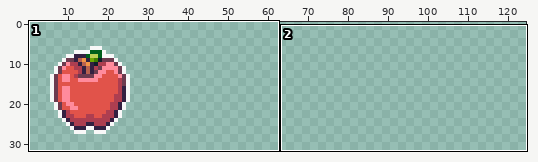
A sprite sheet gets an edit: assets/loots/apple.png. Above: a wide view before the commit, with the close-up outlined.
Close-up. Before the edit:
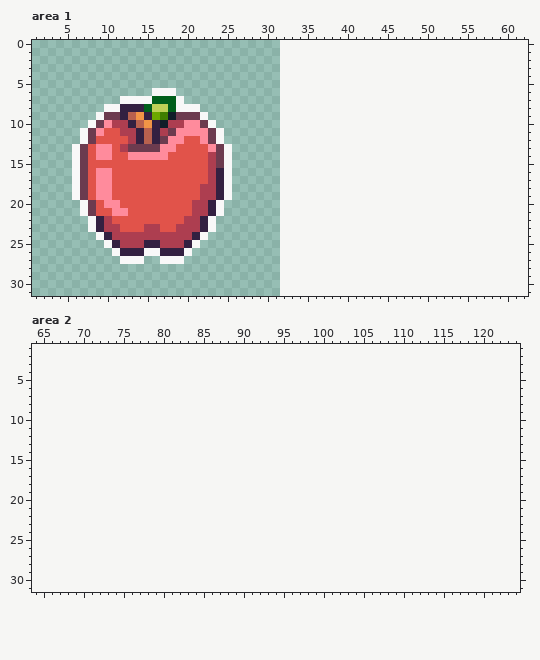
The file is 32x32 pixels. Shown: area 1: x 1..62, y 0..31; area 2: x 64..124, y 1..31. The old version is drawn lined up with the new one, on the new canvas. The wide view leaves out empty margins.
And afterwards:
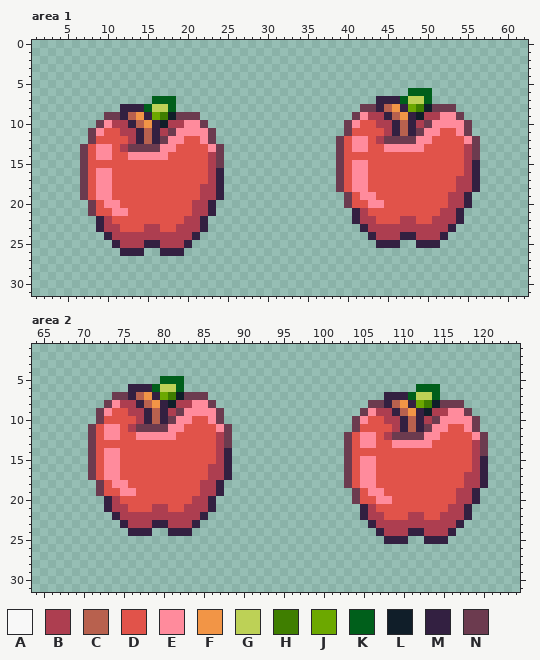
Palette (. is transparent): A #f8f8f8  B #ad3e50  C #b8614e  D #e1534a  E #ff8b9c  F #f29546  G #bdd156  H #3f7e00  J #6ca800  K #005f1b  L #101e29  M #332041  N #6c3b4f
From old to new:
canvas 32x32 -> 128x32
Area 1:
y 6: x 16..18 AAA -> ...; x 48..50 ... -> KKK
y 7: x 12..15 AAAA -> ....; x 19 A -> .; x 44..50 ....... -> MMMKGGK
y 8: x 10..11 AA -> ..; x 19..21 AAA -> ...; x 42..53 ............ -> NNMCFMJHLNNN
y 9: x 9 A -> .; x 22 A -> .; x 41..54 .............. -> NEBBMCFMLBBEEN
y 10: x 8 A -> .; x 23 A -> .; x 40..55 ................ -> NEDDBBMCMBNEEEEN
y 11: x 7 A -> .; x 24 A -> .; x 40..55 ................ -> NDDDDBMCMNEEDDEN
y 12: x 7 A -> .; x 24 A -> .; x 39..56 .................. -> NDEEDBNNNNEEDDDDEN
y 13: x 6 A -> .; x 25 A -> .; x 39..56 .................. -> NDEEDDEEEEEDDDDDBN
y 14: x 6 A -> .; x 25 A -> .; x 39..56 .................. -> NDDDDDDDDDDDDDDDBN
y 15..16: x 6 A -> .; x 25 A -> .; x 39..56 .................. -> NDEEDDDDDDDDDDDDBM
y 17..18: x 6 A -> .; x 25 A -> .; x 39..56 .................. -> NDEEDDDDDDDDDDDBBM
y 19: x 6 A -> .; x 25 A -> .; x 40..55 ................ -> NDEEDDDDDDDDDBBM
y 20: x 7 A -> .; x 24 A -> .; x 40..55 ................ -> NDDEEDDDDDDDDBBM
y 21: x 7 A -> .; x 24 A -> .; x 41..54 .............. -> MBDDDDDDDDDBBM
y 22: x 8 A -> .; x 23 A -> .; x 41..54 .............. -> MBBDDDBBDDBBBM
y 23: x 8 A -> .; x 23 A -> .; x 42..53 ............ -> MBBBBBBBBBBM
y 24: x 9 A -> .; x 22 A -> .; x 43..52 .......... -> MBBBMMBBBM
y 25: x 10 A -> .; x 21 A -> .; x 44..46 ... -> MMM; x 49..51 ... -> MMM
y 26: x 11 A -> .; x 15..16 AA -> ..; x 20 A -> .
y 27: x 12..14 AAA -> ...; x 17..19 AAA -> ...
Area 2:
y 5: x 80..82 ... -> KKK
y 6: x 76..82 ....... -> MMMKGGK; x 112..114 ... -> KKK
y 7: x 74..85 ............ -> NNMCFMJHLNNN; x 108..114 ....... -> MMMKGGK
y 8: x 73..86 .............. -> NEBBMCFMLBBEEN; x 106..117 ............ -> NNMCFMJHLNNN
y 9: x 72..87 ................ -> NEDDBBMCMBNEEEEN; x 105..118 .............. -> NEBBMCFMLBBEEN
y 10: x 72..87 ................ -> NDDDDBMCMNEEDDEN; x 104..119 ................ -> NEDDBBMCMBNEEEEN
y 11: x 71..88 .................. -> NDEEDBNNNNEEDDDDEN; x 104..119 ................ -> NDDDDBMCMNEEDDEN
y 12: x 71..88 .................. -> NDEEDDEEEEEDDDDDBN; x 103..120 .................. -> NDEEDBNNNNEEDDDDEN
y 13: x 71..88 .................. -> NDDDDDDDDDDDDDDDBN; x 103..120 .................. -> NDEEDDEEEEEDDDDDBN
y 14: x 71..88 .................. -> NDEEDDDDDDDDDDDDBM; x 103..120 .................. -> NDDDDDDDDDDDDDDDBN
y 15: x 71..88 .................. -> NDEEDDDDDDDDDDDDBM; x 103..120 .................. -> NDEEDDDDDDDDDDDDBM
y 16: x 71..88 .................. -> NDEEDDDDDDDDDDDBBM; x 103..120 .................. -> NDEEDDDDDDDDDDDDBM
y 17: x 71..88 .................. -> NDEEDDDDDDDDDDDBBM; x 103..120 .................. -> NDEEDDDDDDDDDDDBBM
y 18: x 72..87 ................ -> NDEEDDDDDDDDDBBM; x 103..120 .................. -> NDEEDDDDDDDDDDDBBM
y 19: x 72..87 ................ -> NDDEEDDDDDDDDBBM; x 104..119 ................ -> NDEEDDDDDDDDDBBM
y 20: x 73..86 .............. -> MBDDDDDDDDDBBM; x 104..119 ................ -> NDDEEDDDDDDDDBBM
y 21: x 73..86 .............. -> MBBDDDBBDDBBBM; x 105..118 .............. -> MBDDDDDDDDDBBM
y 22: x 74..85 ............ -> MBBBBBBBBBBM; x 105..118 .............. -> MBBDDDBBDDBBBM
y 23: x 75..84 .......... -> MBBBMMBBBM; x 106..117 ............ -> MBBBBBBBBBBM
y 24: x 76..78 ... -> MMM; x 81..83 ... -> MMM; x 107..116 .......... -> MBBBMMBBBM
y 25: x 108..110 ... -> MMM; x 113..115 ... -> MMM
Where, in picture pixels (left, top, right, bottom), the same in both close-ups:
erased: (72, 88, 232, 264)
added: (336, 88, 480, 248)
added: (88, 376, 232, 536)
added: (344, 384, 488, 544)
